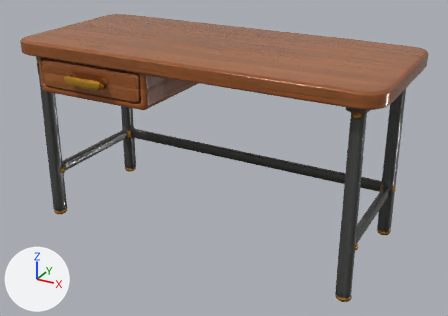
Before and after pictures for a commit that changed the glTF model assets/public/models/replaced/desk.parts.glb.
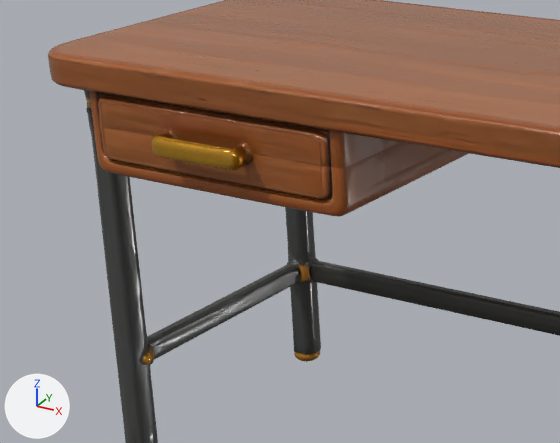
There are two pictures of each version: one whole from a camera (50 mm lens) standing at (0.765, -1.338, 0.883) and looking at (0.031, -0.004, 0.216), one close up on the part from 0% to 53% of the width and 6% to 65% of the height. The axes (+X, +Y, +Z) are drawn at lower left. The lights are the same throughout. The older version's two pictures come first. Vertices at exactly the same position are counted once.

Before the edit, the objects in view are built like this:
```python
me_meshes_0__001 = bpy.data.meshes.new('meshes[0].001')
me_meshes_0__001.from_pydata(...)  # 40841 vertices, 54613 faces; spans x -0.489..0.49, y -0.204..0.229, z 0.0..0.519
me_meshes_0__001.materials.append(mat_tripo_material_4818ae9d_dd5e_4fdf_8708_a0f2948a6390)
me_meshes_0__002 = bpy.data.meshes.new('meshes[0].002')
me_meshes_0__002.from_pydata(...)  # 11484 vertices, 14852 faces; spans x -0.421..-0.049, y -0.229..0.229, z 0.363..0.488
me_meshes_0__002.materials.append(mat_tripo_material_4818ae9d_dd5e_4fdf_8708_a0f2948a6390)
ob_body = bpy.data.objects.new('body', me_meshes_0__001)
ob_body.location = (0.0, 0.0, 0.0)
ob_drawer = bpy.data.objects.new('drawer', me_meshes_0__002)
ob_drawer.location = (0.0, 0.0, 0.0)
```
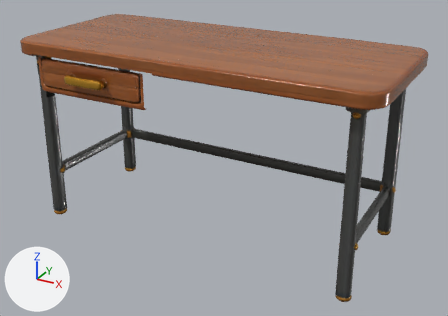
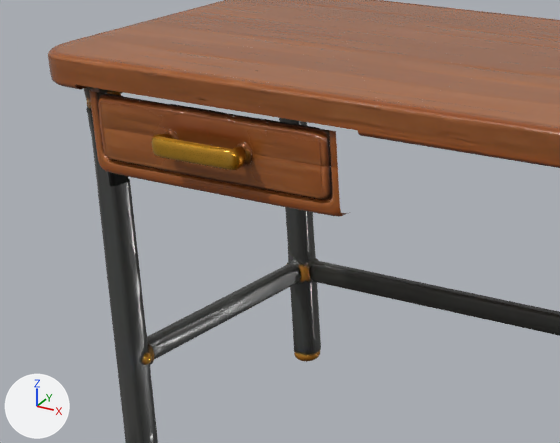
Where the change shows, as pixel boxes [x1, y1, x2, y2] in the close-ups (560 x 443 px):
'drawer', reshaped: before [75, 46, 533, 217]; after [89, 88, 350, 217]
part 1 of me_meshes_0__002, cut back: before [75, 46, 533, 216]; after [89, 88, 350, 216]

Diff of the bpy script that builds the scene:
```diff
--- a/assets/public/models/replaced/desk.parts.glb.py
+++ b/assets/public/models/replaced/desk.parts.glb.py
@@ me_meshes_0__002 @@
 # used by ob_drawer; location = (0.0, 0.0, 0.0)
-me_meshes_0__002.from_pydata(...)  # 11484 vertices, 14852 faces; spans x -0.421..-0.049, y -0.229..0.229, z 0.363..0.488
+me_meshes_0__002.from_pydata(...)  # 3486 vertices, 4596 faces; spans x -0.414..-0.081, y -0.229..-0.177, z 0.387..0.48
+# me_meshes_0__002 part 1: 12 vertices moved within x -0.413..-0.2, y -0.196..-0.182, z 0.48; 8141 vertices removed from x -0.421..-0.049, y -0.203..0.229, z 0.363..0.488; 250 vertices added at x -0.414..-0.081, y -0.196..-0.177, z 0.387..0.48
+# other edits to the shape of me_meshes_0__002 do not show in these pictures
 me_meshes_0__002.materials.append(mat_tripo_material_4818ae9d_dd5e_4fdf_8708_a0f2948a6390)
```
